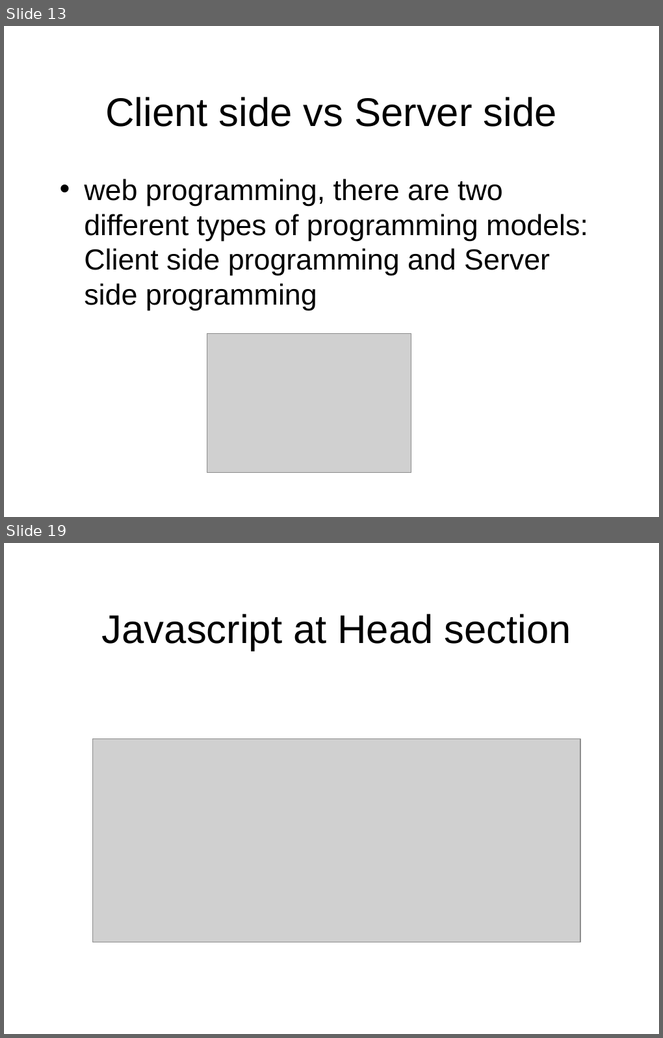
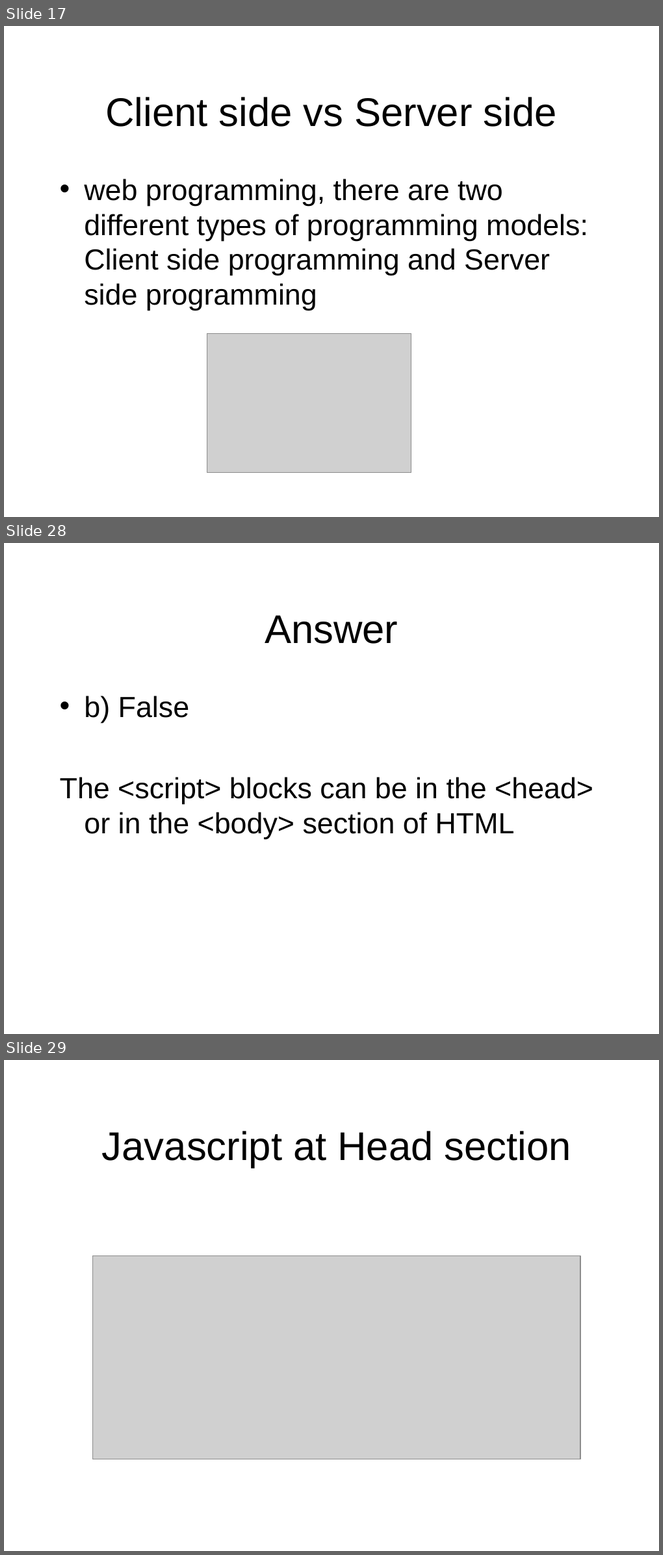
Before and after one commit to octaviordz/zjnu2017.github.io, a slide deck: WAD/lectures/080--Dynamic.vs.Static.Websites.pptx. Shown one above the other, each under a label of ours: slides 13 and 19 before the commit, slides 17, 28 and 29 after it; the slides between them are not shown. The pictures are 663x1038 and 663x1555 pixels, drawn with LibreOffice and Linux fonts; fonts in the diff are those of the drawing; grey boxes stand for pictures. Boxes give left, top, right and bottom in pixels: in the first picture for what was removed or moved away, otherwise in the second. Text is boxed around its words. In the diff, an @@ line names an element or a change of style, - is before the commit and + after.

```diff
--- a/WAD/lectures/080--Dynamic.vs.Static.Websites.pptx
+++ b/WAD/lectures/080--Dynamic.vs.Static.Websites.pptx
@@ slide 28 added at [4, 543, 659, 1034], background #FFFFFF @@
@@ title added at [265, 615, 398, 644], 44 pt, text #000000 @@
+Answer
@@ text added at [60, 696, 594, 839], 32 pt, text #000000 @@
+• b) False
+The <script> blocks can be in the <head> or in the <body> section of HTML
@@ what was slide 13 is now slide 17 @@
@@ what was slide 19 is now slide 29 @@
```
Also in this commit, not shown: 8 slides changed, 9 other slides added.
